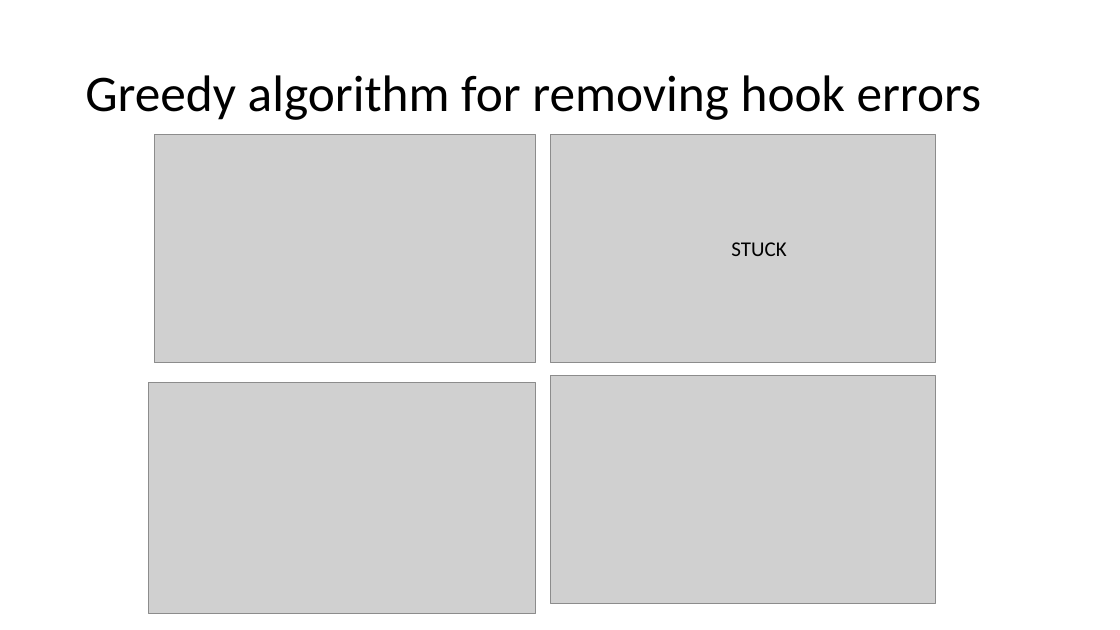
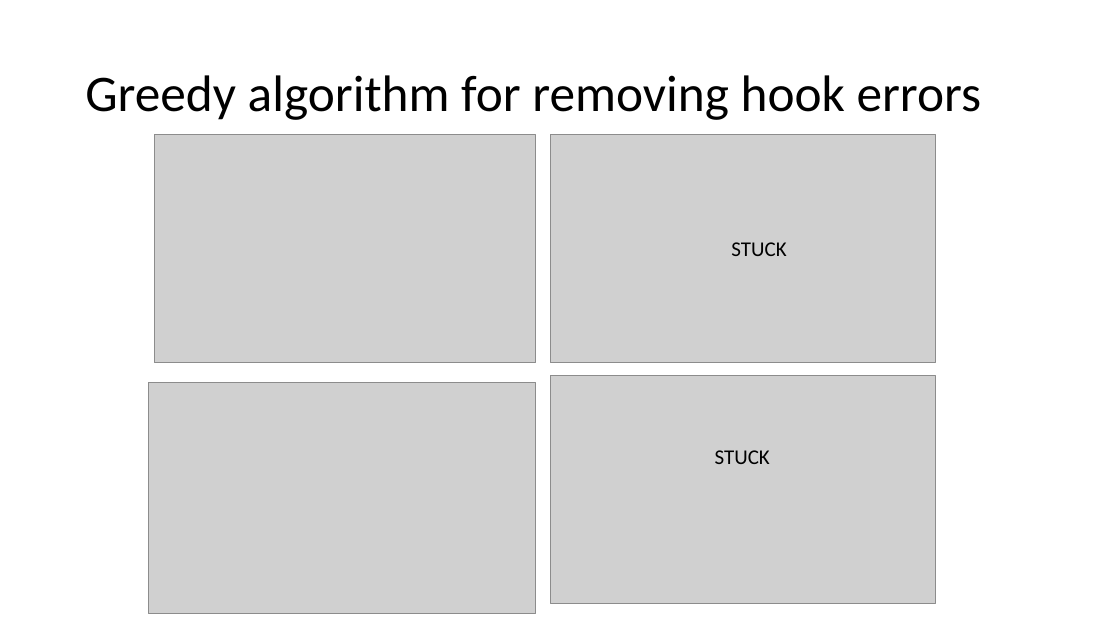
Before and after one commit to kishonyWIS/diagonal_syndrome_extraction_surface_code, a slide deck: slide 21 of Diagonal Schedule.pptx (slide 19 before the commit). Drawn at 1120x630 pixels with LibreOffice and Linux fonts; fonts in the diff are those of the drawing; grey boxes stand for pictures. Boxes give left, top, right and bottom in pixels: in the first picture for what was removed or moved away, otherwise in the second. Text is boxed around its words. In the diff, an @@ line names an element or a change of style, - is before the commit and + after.

```diff
--- a/Diagonal Schedule.pptx
+++ b/Diagonal Schedule.pptx
@@ text added at (715,450,770,464), 18 pt, text #000000 @@
+STUCK
```
Also in this commit, not shown: 7 other slides changed, 3 slides added, 1 slide removed, 4 other files.
